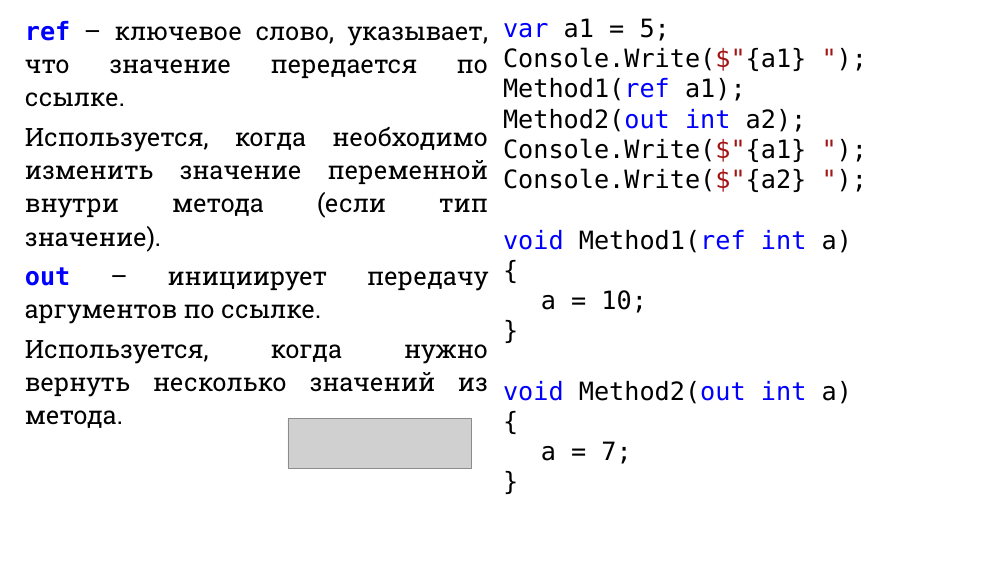
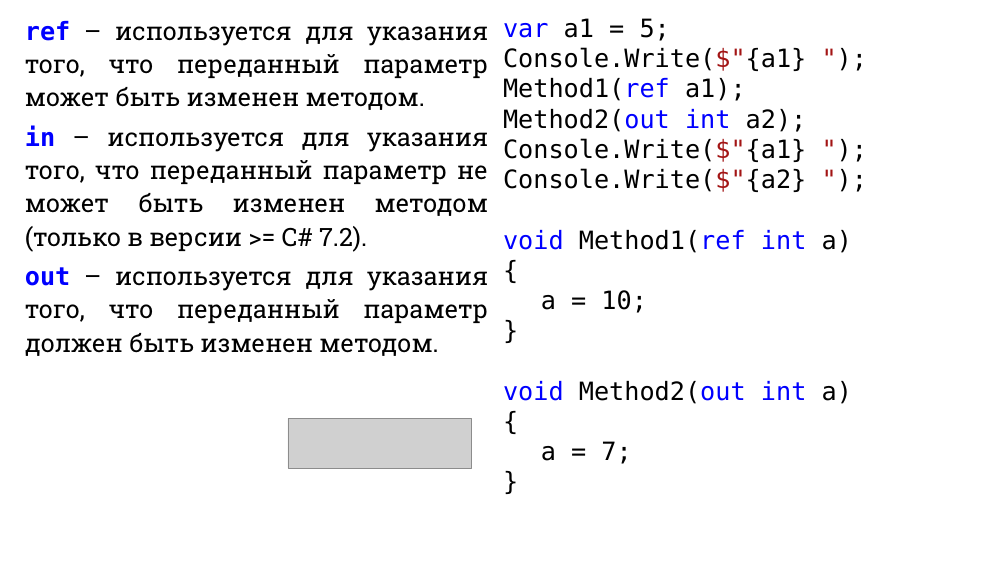
Before and after one commit to DaniilKlyukin/ITiP-1, a slide deck: slide 11 of Лекции/ИТиП лек 3 (лр 3, практическая 2).pptx. Drawn at 1008x567 pixels with LibreOffice and Linux fonts; fonts in the diff are those of the drawing; grey boxes stand for pictures. Boxes give left, top, right and bottom in pixels: in the first picture for what was removed or moved away, otherwise in the second. Text is boxed around its words. In the diff, an @@ line names an element or a change of style, - is before the commit and + after.

```diff
--- a/Лекции/ИТиП лек 3 (лр 3, практическая 2).pptx
+++ b/Лекции/ИТиП лек 3 (лр 3, практическая 2).pptx
@@ text at (x1=25, y1=21, x2=488, y2=356): text changed @@
-ref – ключевое слово, указывает, что значение передается по ссылке.
-Используется, когда необходимо изменить значение переменной внутри метода (если тип значение).
-out – инициирует передачу аргументов по ссылке.
-Используется, когда нужно вернуть несколько значений из метода.
+ref – используется для указания того, что переданный параметр может быть изменен методом.
+in – используется для указания того, что переданный параметр не может быть изменен методом (только в версии >= C# 7.2).
+out – используется для указания того, что переданный параметр должен быть изменен методом.
```
Also in this commit, not shown: 1 other slide changed, 3 slides added, 32 slides removed, 1 other file.
